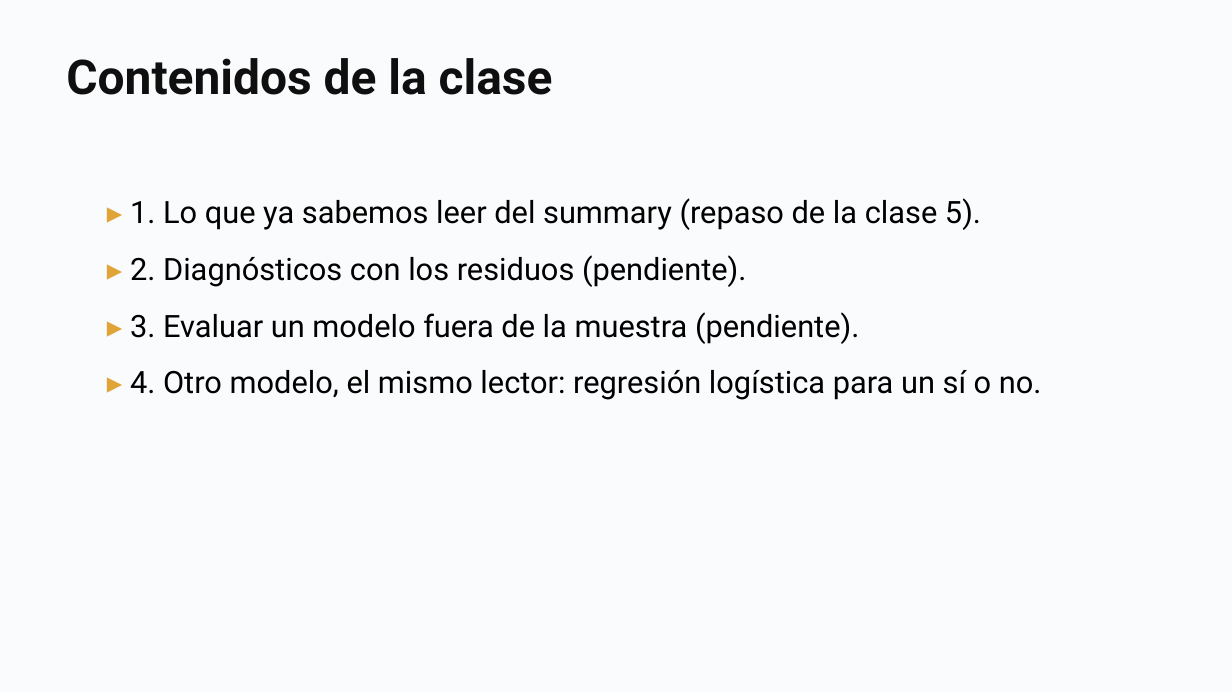
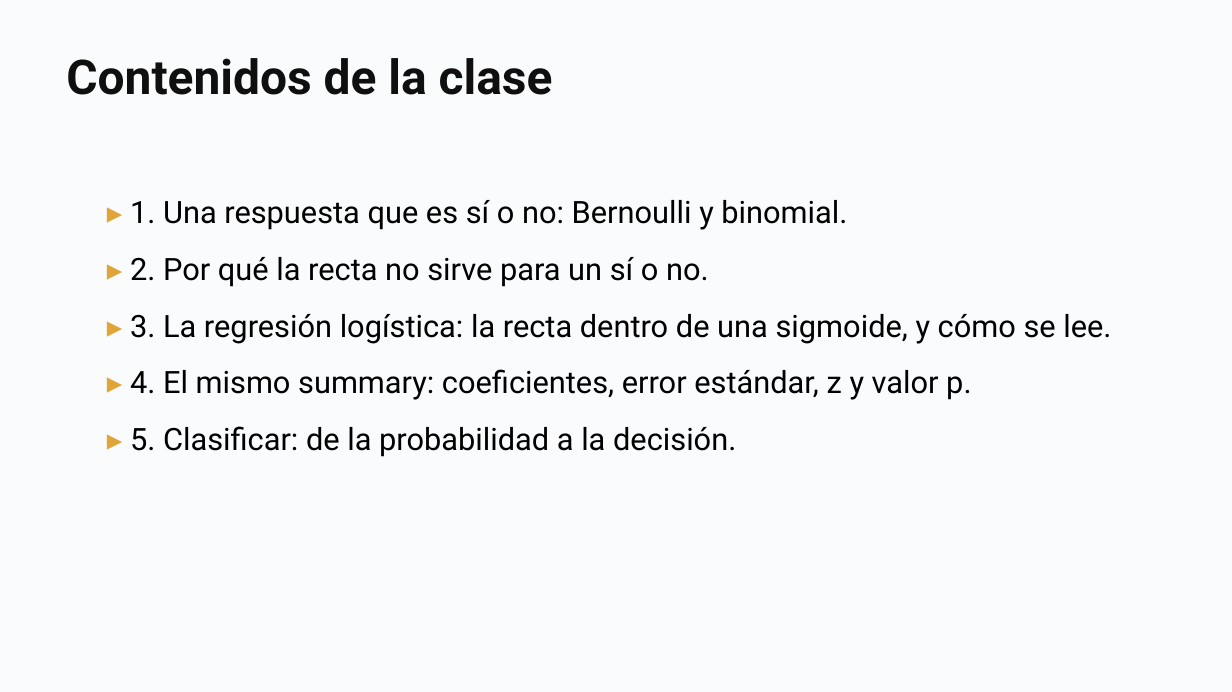
Before and after one commit to daniopitz/diplomado-cdd, a slide deck: slide 2 of presentaciones/clase06_regresion_logistica.pptx. Drawn at 1232x692 pixels with LibreOffice and Linux fonts; fonts in the diff are those of the drawing. Boxes give left, top, right and bottom in pixels: in the first picture for what was removed or moved away, otherwise in the second. Text is boxed around its words. In the diff, an @@ line names an element or a change of style, - is before the commit and + after.

```diff
--- a/presentaciones/clase06_regresion_logistica.pptx
+++ b/presentaciones/clase06_regresion_logistica.pptx
@@ text at (130,200,1111,457): text changed @@
-▸ 1. Lo que ya sabemos leer del summary (repaso de la clase 5).
-▸ 2. Diagnósticos con los residuos (pendiente).
-▸ 3. Evaluar un modelo fuera de la muestra (pendiente).
-▸ 4. Otro modelo, el mismo lector: regresión logística para un sí o no.
+▸ 1. Una respuesta que es sí o no: Bernoulli y binomial.
+▸ 2. Por qué la recta no sirve para un sí o no.
+▸ 3. La regresión logística: la recta dentro de una sigmoide, y cómo se lee.
+▸ 4. El mismo summary: coeficientes, error estándar, z y valor p.
+▸ 5. Clasificar: de la probabilidad a la decisión.
```
Also in this commit, not shown: 1 other slide changed, 8 other files.
